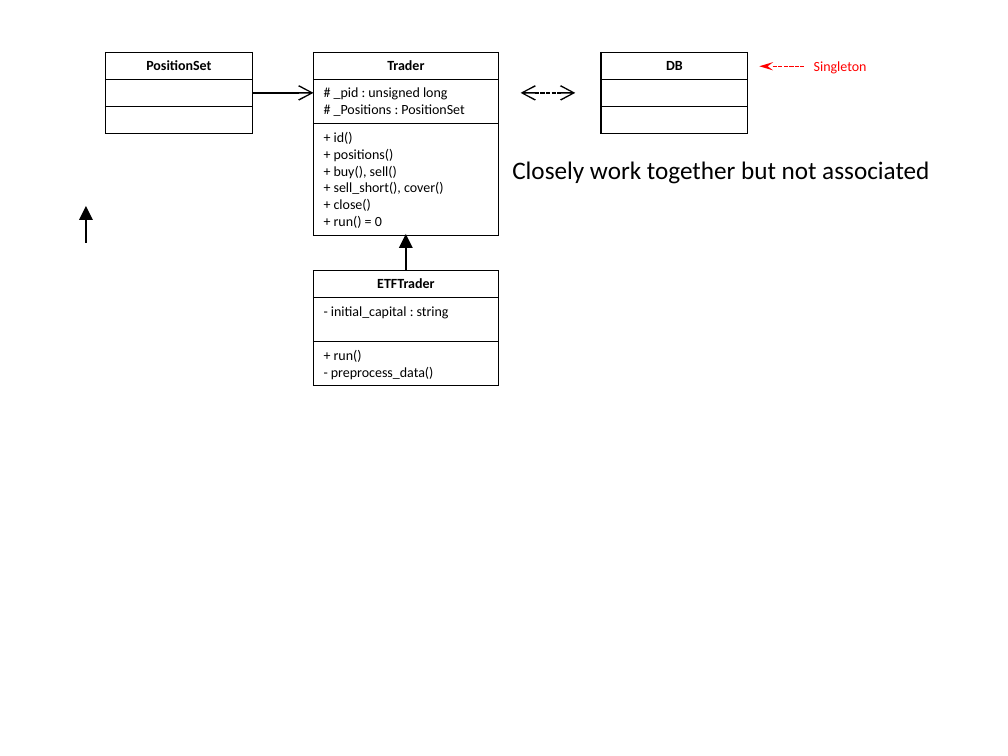
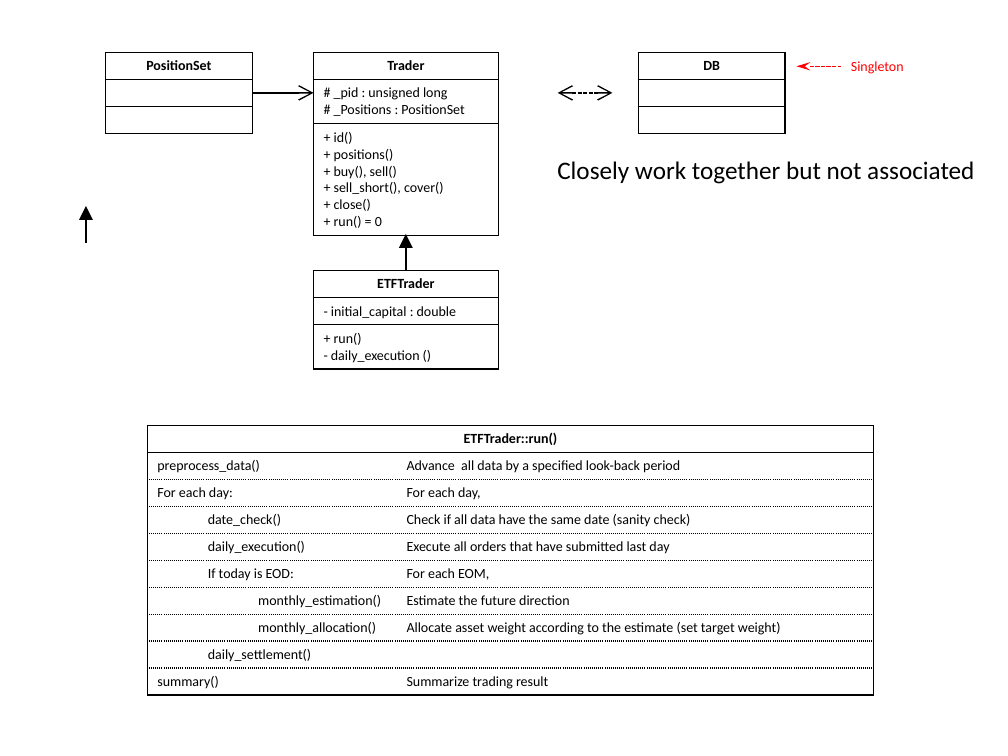
Before and after one commit to ljw2602/cppbacktester, a slide deck: slide 5 of UML.pptx. Drawn at 1008x756 pixels with LibreOffice and Linux fonts; fonts in the diff are those of the drawing. Boxes give left, top, right and bottom in pixels: in the first picture for what was removed or moved away, otherwise in the second. Text is boxed around its words. In the diff, an @@ line names an element or a change of style, - is before the commit and + after.

```diff
--- a/UML.pptx
+++ b/UML.pptx
@@ text "Singleton": place and size @@
-text "Singleton" at [814, 61, 867, 74]
+text "Singleton" at [851, 61, 904, 74]
@@ 1 table, 1 arrow, 1 double arrow: place and size @@
-1 table, 1 arrow, 1 double arrow at [521, 52, 803, 133]
+1 table, 1 arrow, 1 double arrow at [557, 52, 841, 133]
@@ text "Closely work together but not ...": place and size @@
-text "Closely work together but not ..." at [512, 161, 929, 184]
+text "Closely work together but not ..." at [557, 161, 974, 184]
@@ table at [313, 270, 498, 368] @@
-row 2, column 1: - initial_capital : string
+row 2, column 1: - initial_capital : double
-row 3, column 1: + run() / - preprocess_data()
+row 3, column 1: + run() / - daily_execution ()
@@ table added at [147, 425, 873, 695], 10 rows, 2 columns @@
+ETFTrader::run() | 
+preprocess_data() | Advance all data by a specified look-back period
+For each day: | For each day,
+date_check() | Check if all data have the same date (sanity check)
+daily_execution() | Execute all orders that have submitted last day
+If today is EOD: | For each EOM,
+monthly_estimation() | Estimate the future direction
+monthly_allocation() | Allocate asset weight according to the estimate (set target weight)
+daily_settlement() | 
+summary() | Summarize trading result
```
Also in this commit, not shown: 15 other files.
